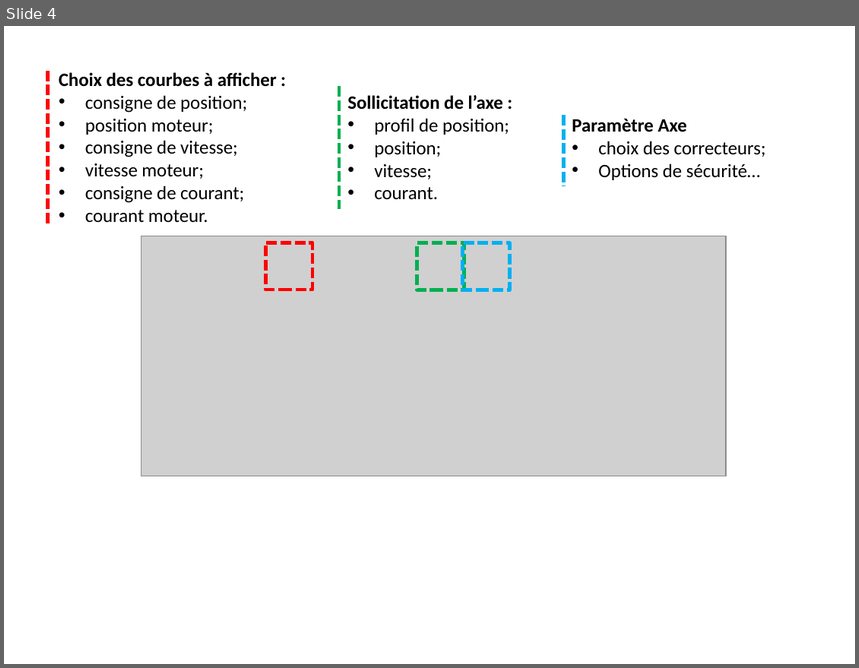
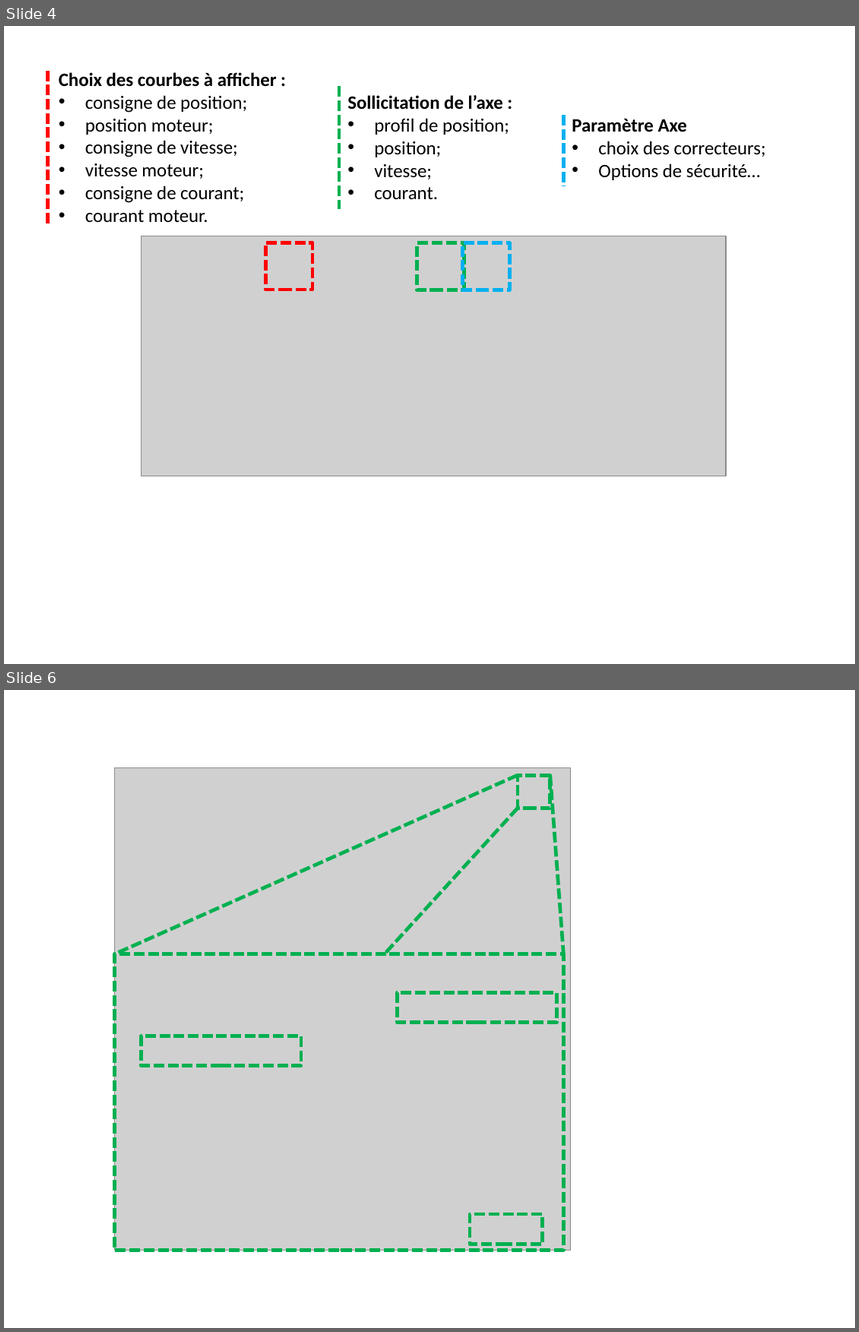
Before and after one commit to xpessoles/TP_Documents_PSI, a slide deck: 01_BGR-300/Figures.pptx. Shown one above the other, each under a label of ours: slide 4 before the commit, slides 4 and 6 after it; the slides between them are not shown. The pictures are 859x668 and 859x1332 pixels, drawn with LibreOffice and Linux fonts; fonts in the diff are those of the drawing; grey boxes stand for pictures. Boxes give left, top, right and bottom in pixels: in the first picture for what was removed or moved away, otherwise in the second. Text is boxed around its words. In the diff, an @@ line names an element or a change of style, - is before the commit and + after.

```diff
--- a/01_BGR-300/Figures.pptx
+++ b/01_BGR-300/Figures.pptx
@@ slide 6 added at [4,690,855,1328], background #FFFFFF @@
@@ picture added at [115,768,570,1251] @@
@@ line added from (518, 775) to (115, 954), #00B050 3 pt dashed @@
@@ rectangle added at [518,775,550,809], outline #00B050 3 pt dashed @@
@@ line added from (550, 775) to (563, 954), #00B050 3 pt dashed @@
@@ line added from (518, 809) to (385, 954), #00B050 3 pt dashed @@
@@ rectangle added at [115,954,564,1250], outline #00B050 3 pt dashed @@
@@ rectangle added at [397,993,557,1023], outline #00B050 3 pt dashed @@
@@ rectangle added at [141,1037,301,1066], outline #00B050 3 pt dashed @@
@@ rectangle added at [470,1214,543,1244], outline #00B050 3 pt dashed @@
```
Also in this commit, not shown: 1 other slide added, 3 other files.
